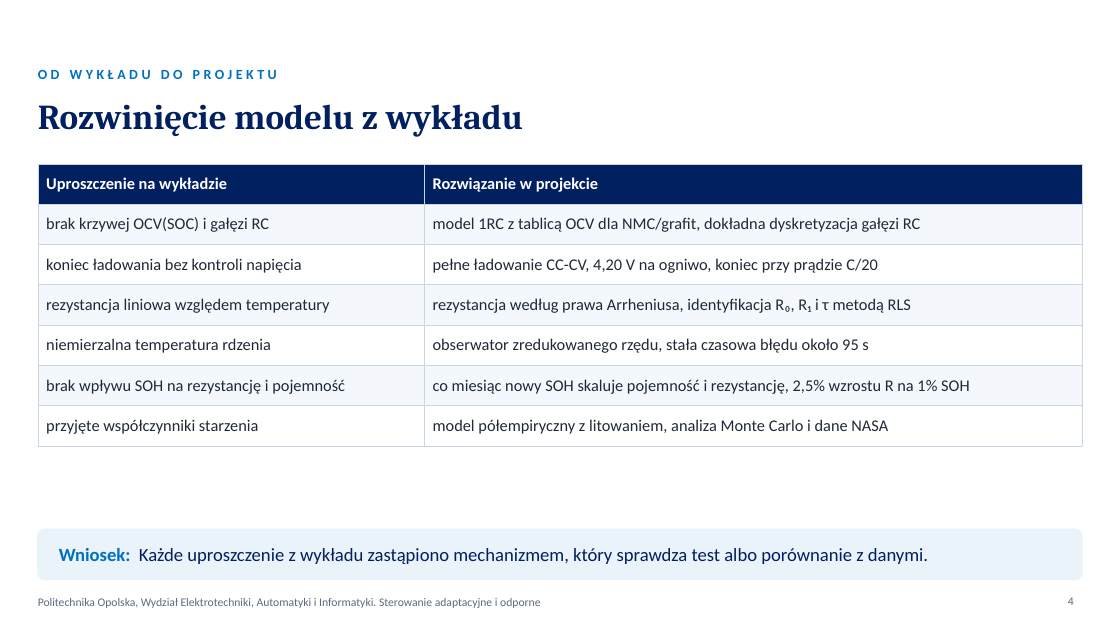
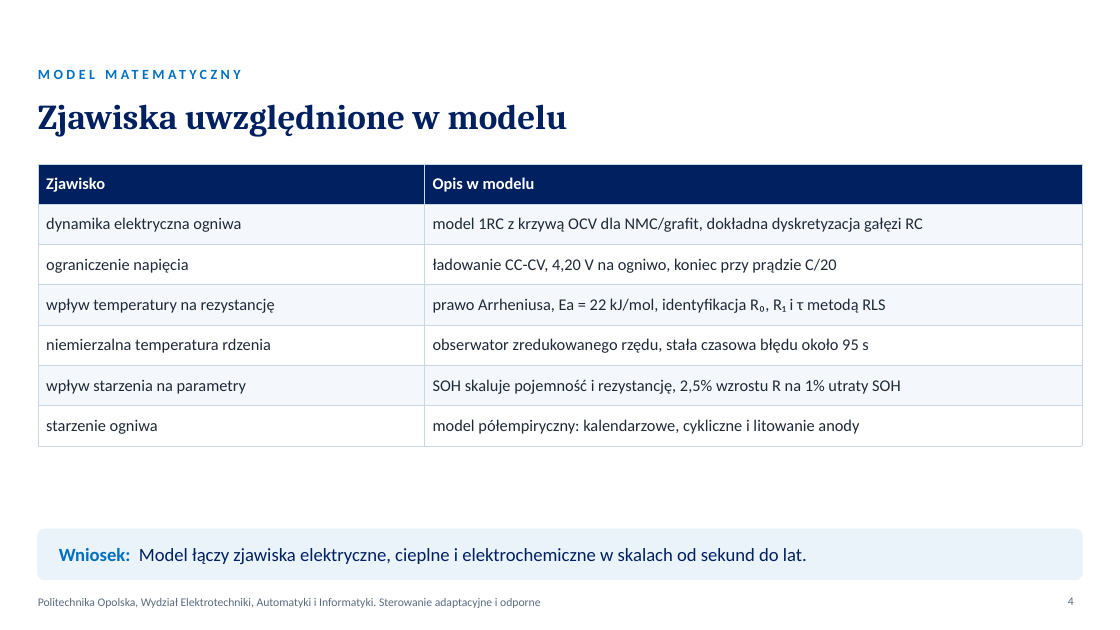
Before and after one commit to KarolFabianek/Adaptive-and-robust-control, a slide deck: slide 4 of Prezentacja/BTMS_PROJEKT_FABIANEK_FORTUNA.pptx. Drawn at 1120x630 pixels with LibreOffice and Linux fonts; fonts in the diff are those of the drawing; background and template pictures are left out. Boxes give left, top, right and bottom in pixels: in the first picture for what was removed or moved away, otherwise in the second. Text is boxed around its words. In the diff, an @@ line names an element or a change of style, - is before the commit and + after.

Commit message:
Prezentacje: naukowe podsumowanie wyników
- usunięte slajdy z instrukcją uruchamiania i ćwiczeniami
- slajd o zjawiskach uwzględnionych w modelu zamiast porównania z wykładem
- Simulink przedstawiony jako niezależna weryfikacja implementacji
- sześć wniosków naukowych opartych na wynikach
- wykład: wyniki długoterminowe zamiast zapowiedzi projektu
- legendy wykresów E01 i E03 bez odwołań do wykładu
- skrypt wystąpień zgodny z nowymi slajdami

```diff
--- a/Prezentacja/BTMS_PROJEKT_FABIANEK_FORTUNA.pptx
+++ b/Prezentacja/BTMS_PROJEKT_FABIANEK_FORTUNA.pptx
@@ text at <box>38,69,277,79</box>: text changed @@
-OD WYKŁADU DO PROJEKTU
+MODEL MATEMATYCZNY
@@ title at <box>38,104,568,137</box>: text changed @@
-Rozwinięcie modelu z wykładu
+Zjawiska uwzględnione w modelu
@@ table at <box>38,164,1082,438</box> @@
-row 1, column 1: Uproszczenie na wykładzie
+row 1, column 1: Zjawisko
-row 1, column 2: Rozwiązanie w projekcie
+row 1, column 2: Opis w modelu
-row 2, column 1: brak krzywej OCV(SOC) i gałęzi RC
+row 2, column 1: dynamika elektryczna ogniwa
-row 2, column 2: model 1RC z tablicą OCV dla NMC/grafit, dokładna dyskretyzacja gałęzi RC
+row 2, column 2: model 1RC z krzywą OCV dla NMC/grafit, dokładna dyskretyzacja gałęzi RC
-row 3, column 1: koniec ładowania bez kontroli napięcia
+row 3, column 1: ograniczenie napięcia
-row 3, column 2: pełne ładowanie CC-CV, 4,20 V na ogniwo, koniec przy prądzie C/20
+row 3, column 2: ładowanie CC-CV, 4,20 V na ogniwo, koniec przy prądzie C/20
-row 4, column 1: rezystancja liniowa względem temperatury
+row 4, column 1: wpływ temperatury na rezystancję
-row 4, column 2: rezystancja według prawa Arrheniusa, identyfikacja R₀, R₁ i τ metodą RLS
+row 4, column 2: prawo Arrheniusa, Ea = 22 kJ/mol, identyfikacja R₀, R₁ i τ metodą RLS
-row 6, column 1: brak wpływu SOH na rezystancję i pojemność
+row 6, column 1: wpływ starzenia na parametry
-row 6, column 2: co miesiąc nowy SOH skaluje pojemność i rezystancję, 2,5% wzrostu R na 1% SOH
+row 6, column 2: SOH skaluje pojemność i rezystancję, 2,5% wzrostu R na 1% utraty SOH
-row 7, column 1: przyjęte współczynniki starzenia
+row 7, column 1: starzenie ogniwa
-row 7, column 2: model półempiryczny z litowaniem, analiza Monte Carlo i dane NASA
+row 7, column 2: model półempiryczny: kalendarzowe, cykliczne i litowanie anody
@@ text at <box>59,548,807,564</box>: text changed @@
-Wniosek: Każde uproszczenie z wykładu zastąpiono mechanizmem, który sprawdza test albo porównanie z danymi.
+Wniosek: Model łączy zjawiska elektryczne, cieplne i elektrochemiczne w skalach od sekund do lat.
```
Also in this commit, not shown: 8 other slides changed, 1 slide added, 5 slides removed, 15 other files.
